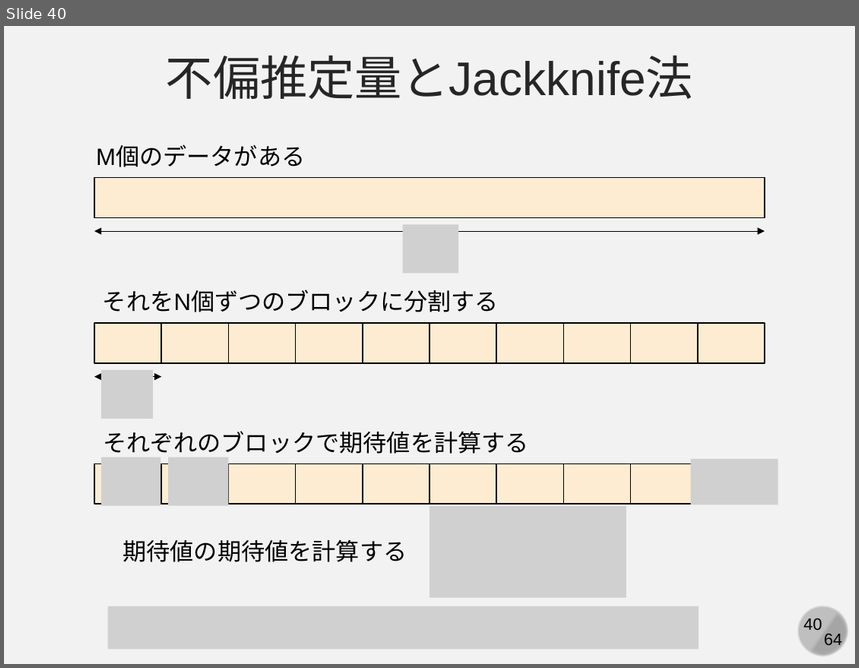
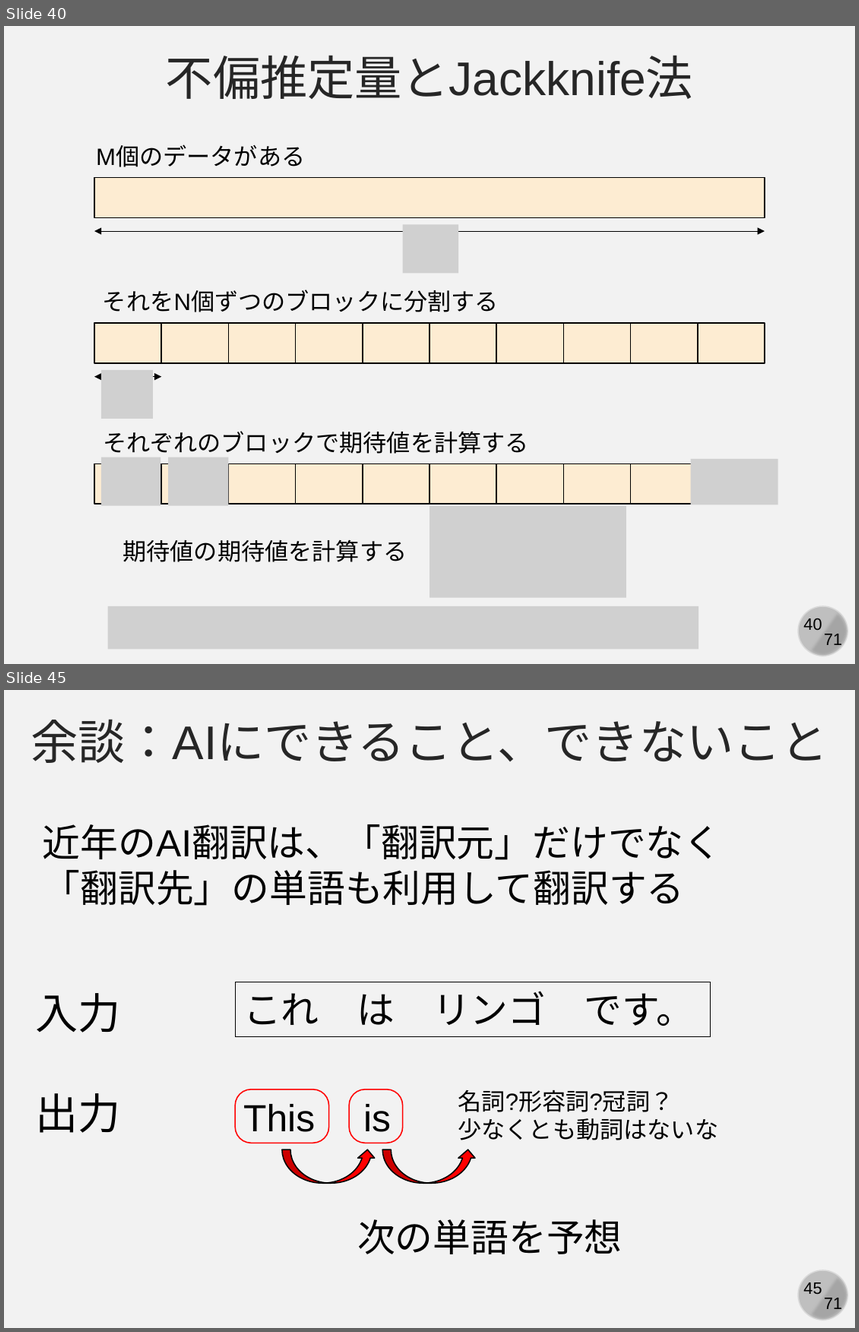
Before and after one commit to kaityo256/yamagata2022, a slide deck: 03_mc_advanced/yamagata03.pptx. Shown one above the other, each under a label of ours: slide 40 before the commit, slides 40 and 45 after it; the slides between them are not shown. The pictures are 859x668 and 859x1332 pixels, drawn with LibreOffice and Linux fonts; fonts in the diff are those of the drawing; grey boxes stand for pictures. Boxes give left, top, right and bottom in pixels: in the first picture for what was removed or moved away, otherwise in the second. Text is boxed around its words. In the diff, an @@ line names an element or a change of style, - is before the commit and + after.

```diff
--- a/03_mc_advanced/yamagata03.pptx
+++ b/03_mc_advanced/yamagata03.pptx
@@ slide 45 added at [4, 690, 855, 1328], background #F2F2F2; not listed: 4 template elements that a slide beside it also shows @@
@@ text added at [31, 719, 829, 763], 40 pt, text #262626 @@
+余談：AIにできること、できないこと
@@ text added at [43, 825, 722, 906], 32 pt, text #000000 @@
+近年のAI翻訳は、「翻訳元」だけでなく「翻訳先」の単語も利用して翻訳する
@@ rectangle added at [236, 983, 712, 1037], outline #000000 0.75 pt, 32 pt, text #000000 @@
+これ は リンゴ です。
@@ text added at [36, 993, 121, 1033], 36 pt, text #000000 @@
+入力
@@ text added at [36, 1094, 121, 1133], 36 pt, text #000000 @@
+出力
@@ rounded rectangle added at [236, 1089, 329, 1143], outline #FF0000 1 pt @@
@@ rounded rectangle added at [350, 1089, 403, 1143], outline #FF0000 1 pt @@
@@ text added at [458, 1091, 718, 1141], 20 pt, text #000000 @@
+名詞?形容詞?冠詞？
+少なくとも動詞はないな
@@ text added at [243, 1104, 391, 1132], 32 pt, text #000000 @@
+This is
@@ curved up arrow added at [282, 1150, 376, 1182], fill #FF0000, outline #000000 1 pt @@
@@ curved up arrow added at [382, 1150, 477, 1182], fill #FF0000, outline #000000 1 pt @@
@@ text added at [357, 1220, 623, 1255], 32 pt, text #000000 @@
+次の単語を予想
@@ slide 40 changed as well @@
@@ text at [824, 634, 842, 649]: text changed @@
-64
+71
```
Also in this commit, not shown: 63 other slides changed, 6 other slides added.
